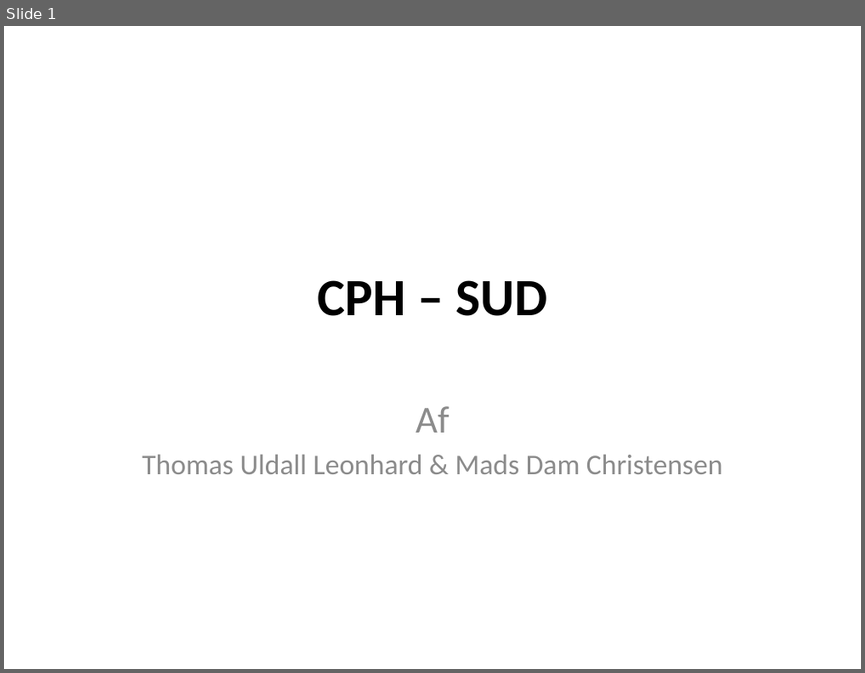
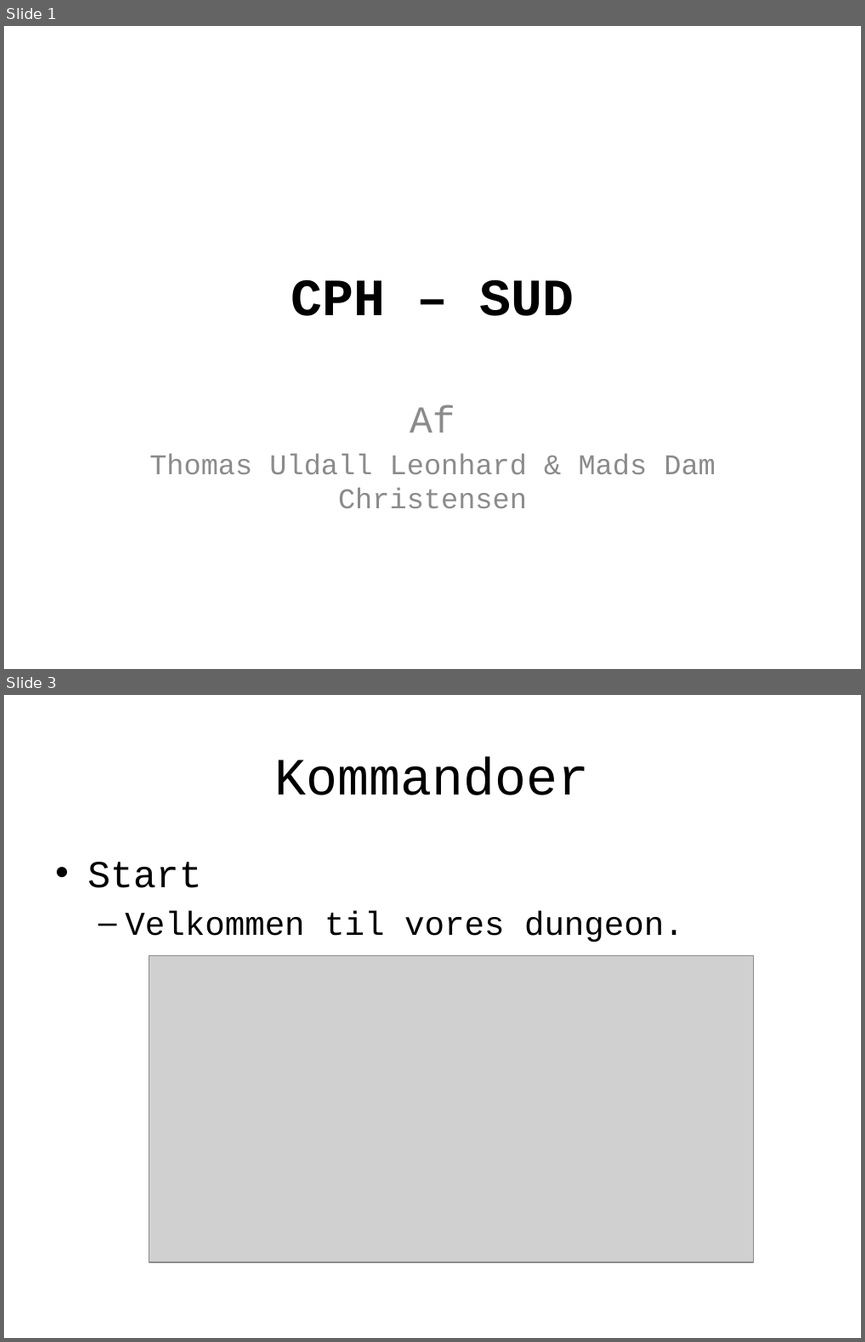
Before and after one commit to wazaap/mud, a slide deck: Præsentations guf.pptx. Shown one above the other, each under a label of ours: slide 1 before the commit, slides 1 and 3 after it; the slides between them are not shown. The pictures are 865x673 and 865x1342 pixels, drawn with LibreOffice and Linux fonts; fonts in the diff are those of the drawing; grey boxes stand for pictures. Boxes give left, top, right and bottom in pixels: in the first picture for what was removed or moved away, otherwise in the second. Text is boxed around its words. In the diff, an @@ line names an element or a change of style, - is before the commit and + after.

```diff
--- a/Præsentations guf.pptx
+++ b/Præsentations guf.pptx
@@ slide 3 added at box(4, 695, 861, 1338), background #FFFFFF @@
@@ title added at box(275, 758, 590, 795), 44 pt, text #000000 @@
+Kommandoer
@@ text added at box(87, 862, 684, 941), 28 pt, text #000000 @@
+• Start
+  – Velkommen til vores dungeon.
@@ picture added at box(148, 955, 753, 1261) @@
@@ slide 1 changed as well @@
@@ title "CPH – SUD" at box(290, 279, 574, 316): font Calibri to Courier New @@
@@ subtitle "Af" at box(149, 405, 715, 508): font Calibri to Courier New @@
```
Also in this commit, not shown: 3 other slides changed, 10 other slides added.
